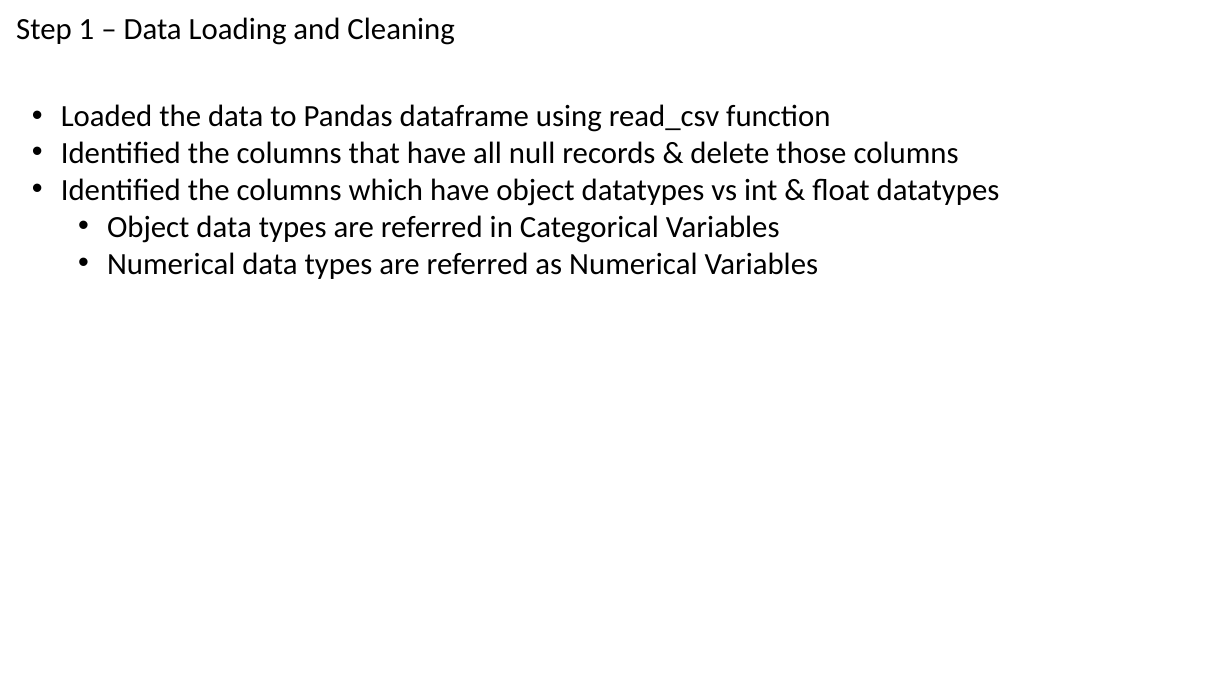
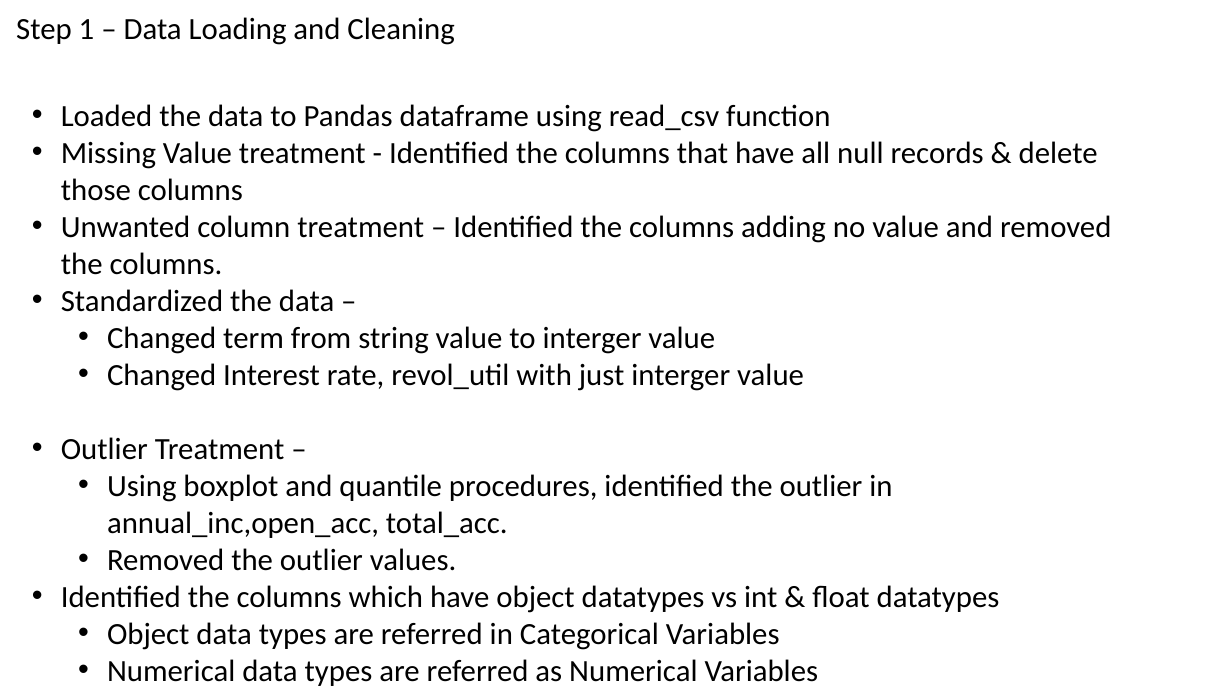
Before and after one commit to kunwar162/Lending-use-case, a slide deck: slide 3 of Lending Case Study.pptx. Drawn at 1232x693 pixels with LibreOffice and Linux fonts; fonts in the diff are those of the drawing. Boxes give left, top, right and bottom in pixels: in the first picture for what was removed or moved away, otherwise in the second. Text is boxed around its words. In the diff, an @@ line names an element or a change of style, - is before the commit and + after.

Commit message:
draft 4

```diff
--- a/Lending Case Study.pptx
+++ b/Lending Case Study.pptx
@@ text at (61, 141, 1111, 571): text changed @@
-• Identified the columns that have all null records & delete those columns
+• Missing Value treatment - Identified the columns that have all null records & delete those columns
+• Unwanted column treatment – Identified the columns adding no value and removed the columns.
+• Standardized the data –
+  • Changed term from string value to interger value
+  • Changed Interest rate, revol_util with just interger value
+• Outlier Treatment –
+  • Using boxplot and quantile procedures, identified the outlier in annual_inc,open_acc, total_acc.
+  • Removed the outlier values.
```
Also in this commit, not shown: 1 other slide changed.
